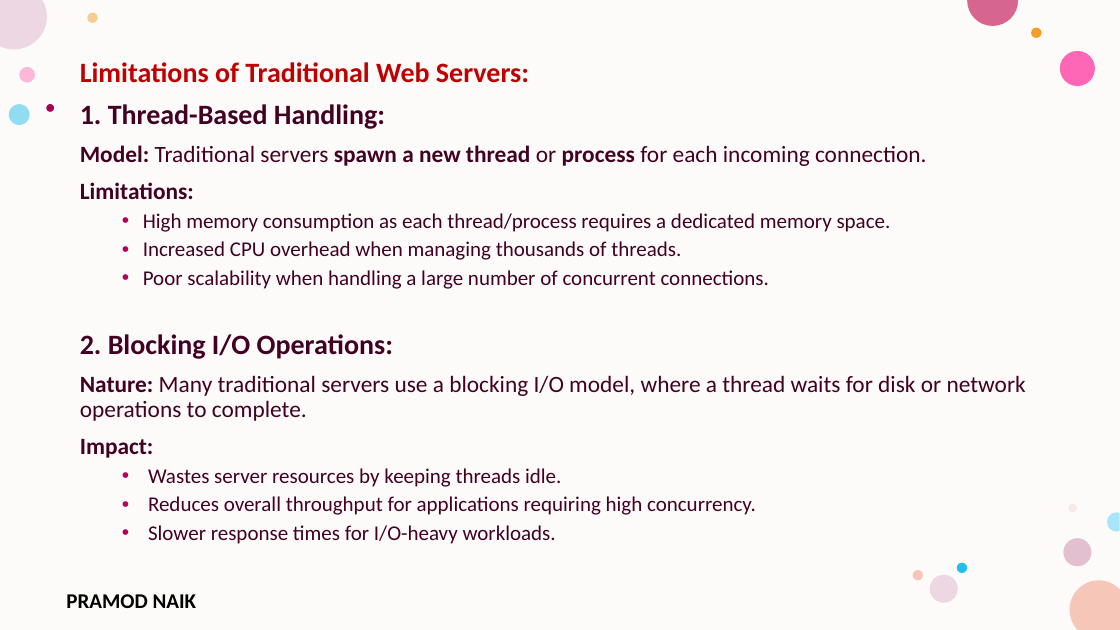
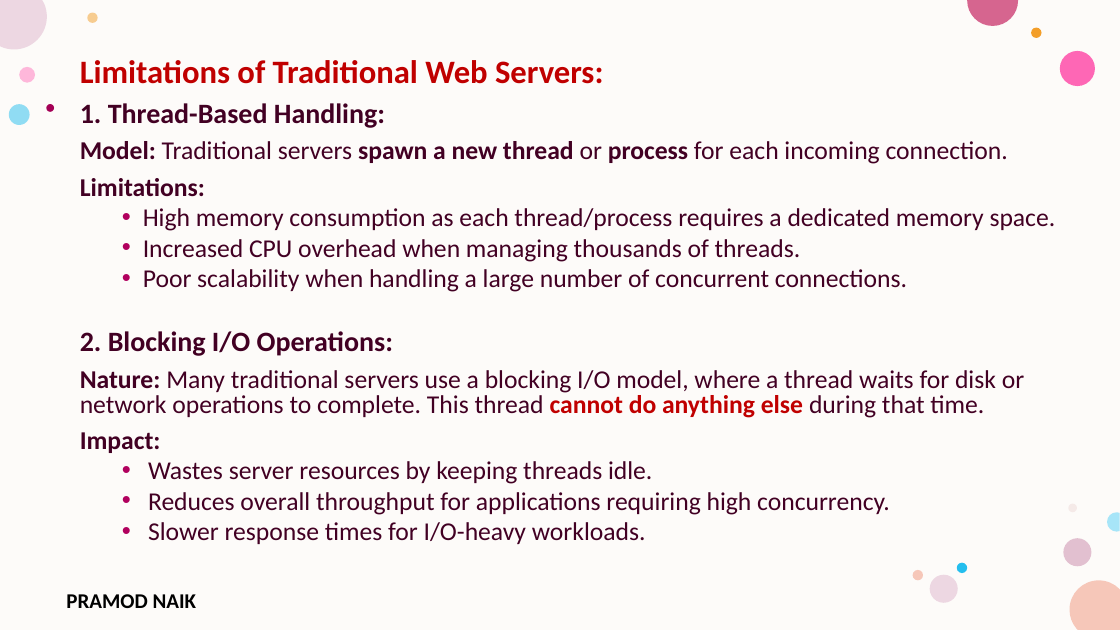
Before and after one commit to PRAMODNAIK-DEV/Node.js-Hands-on-Workshop, a slide deck: slide 26 of Day-1 – Node.js Fundamentals & HTTP Module.pptx (slide 20 before the commit). Drawn at 1120x630 pixels with LibreOffice and Linux fonts; fonts in the diff are those of the drawing; background and template pictures are left out. Boxes give left, top, right and bottom in pixels: in the first picture for what was removed or moved away, otherwise in the second. Text is boxed around its words. In the diff, an @@ line names an element or a change of style, - is before the commit and + after.

```diff
--- a/Day-1 – Node.js Fundamentals & HTTP Module.pptx
+++ b/Day-1 – Node.js Fundamentals & HTTP Module.pptx
@@ text at [80, 60, 1056, 544]: size 24 to 28 pt in "Limitations of Traditional Web Servers:"; size 20 to 22 pt in "Model: Traditional servers spawn a new thread ...", "Limitations:", "Impact:"; size 18 to 22 pt in "High memory consumption as each thread/process requires ...", "Increased CPU overhead when managing thousands of ...", "Poor scalability when handling a large number ...", "Wastes server resources by keeping threads idle." and 2 more places; line spacing 0.9 to 0.8 @@
@@ text at [80, 370, 1024, 418]: text changed; size 20 to 22 pt @@
-Nature: Many traditional servers use a blocking I/O model, where a thread waits for disk or network operations to complete.
+Nature: Many traditional servers use a blocking I/O model, where a thread waits for disk or network operations to complete. This thread cannot do anything else during that time.
```
Also in this commit, not shown: 42 other slides changed, 13 slides added, 1 slide removed, 2 other files.
